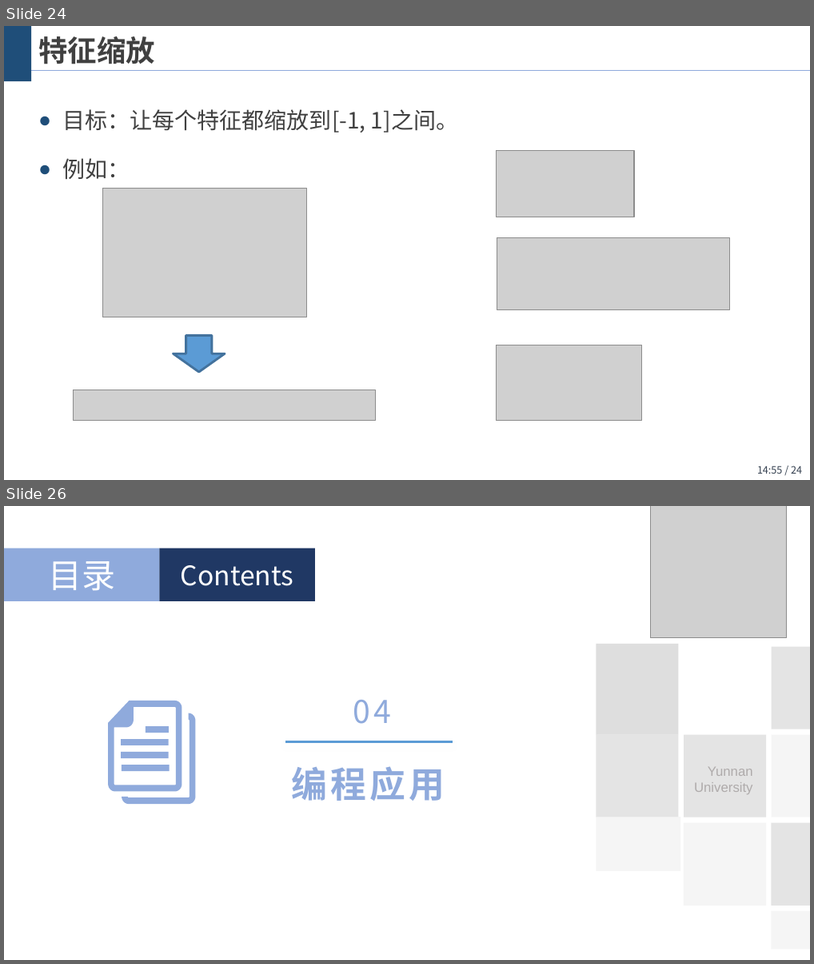
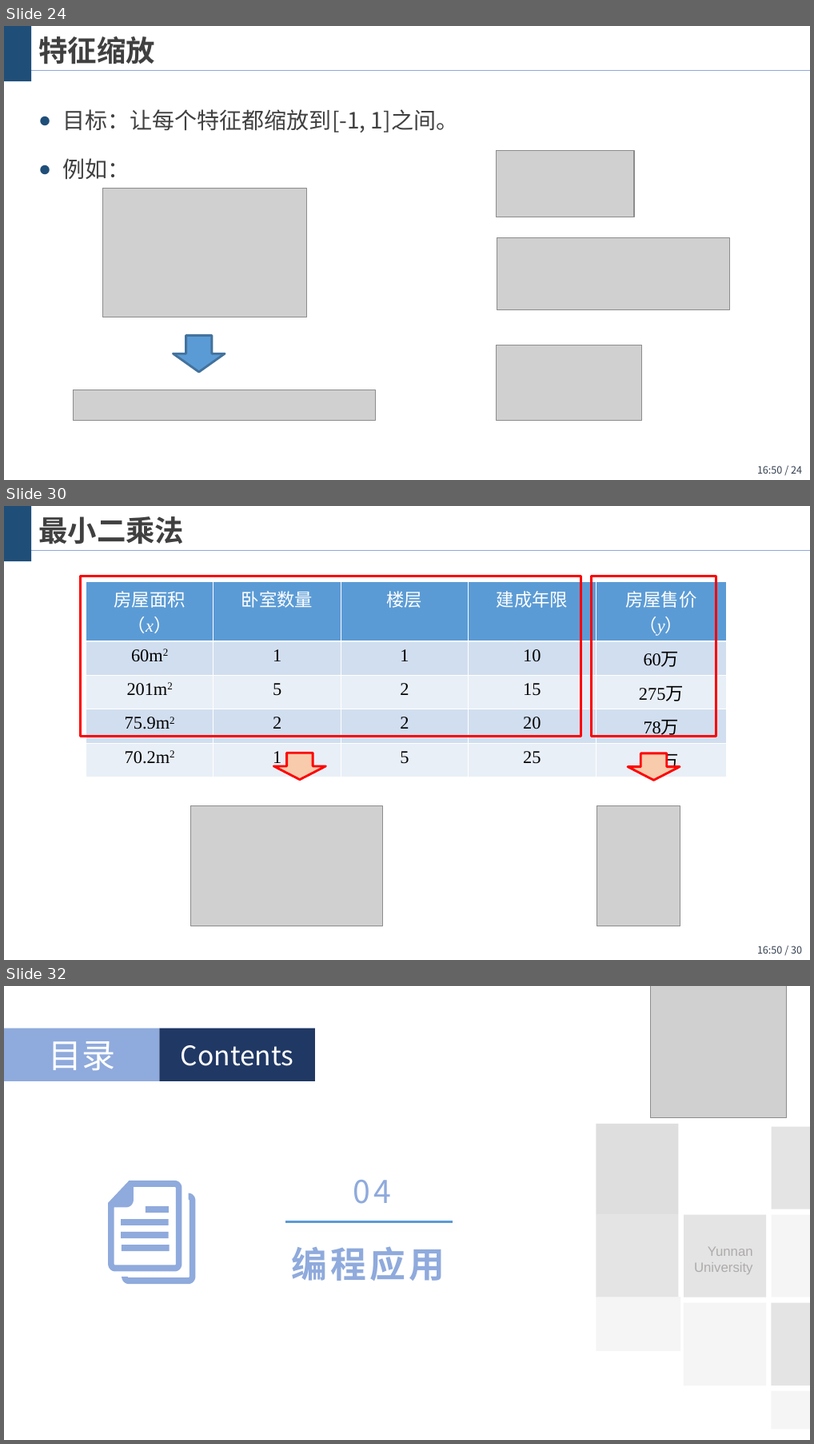
Before and after one commit to wangjin0818/Artificial_Intelligence_2021, a slide deck: chapter 02 - Linear regression with multiple variables/多变量线性回归.pptx. Shown one above the other, each under a label of ours: slides 24 and 26 before the commit, slides 24, 30 and 32 after it; the slides between them are not shown. The pictures are 814x964 and 814x1444 pixels, drawn with LibreOffice and Linux fonts; fonts in the diff are those of the drawing; grey boxes stand for pictures; background and template pictures are left out. Boxes give left, top, right and bottom in pixels: in the first picture for what was removed or moved away, otherwise in the second. Text is boxed around its words. In the diff, an @@ line names an element or a change of style, - is before the commit and + after.

```diff
--- a/chapter 02 - Linear regression with multiple variables/多变量线性回归.pptx
+++ b/chapter 02 - Linear regression with multiple variables/多变量线性回归.pptx
@@ slide 30 added at box(4, 506, 810, 960), background #FFFFFF; not listed: 3 template elements that a slide beside it also shows @@
@@ title added at box(38, 516, 184, 544), 26 pt, text #404040, bold @@
+最小二乘法
@@ rectangle added at box(81, 576, 582, 736), outline #FF0000 2 pt @@
@@ rectangle added at box(592, 576, 717, 736), outline #FF0000 2 pt @@
@@ table added at box(86, 582, 726, 775), 5 rows, 5 columns @@
+房屋面积（x） | 卧室数量 | 楼层 | 建成年限 | 房屋售价（y）
+60m2 | 1 | 1 | 10 | 60万
+201m2 | 5 | 2 | 15 | 275万
+75.9m2 | 2 | 2 | 20 | 78万
+70.2m2 | 1 | 5 | 25 | 66万
@@ down arrow added at box(274, 752, 326, 780), fill #F8CBAD, outline #FF0000 2 pt @@
@@ down arrow added at box(628, 752, 680, 780), fill #F8CBAD, outline #FF0000 2 pt @@
@@ picture added at box(191, 806, 383, 926) @@
@@ picture added at box(598, 806, 681, 926) @@
@@ page number at box(758, 465, 802, 473): text changed @@
-14:55 / 24
+16:50 / 24
@@ what was slide 26 is now slide 32 @@
```
Also in this commit, not shown: 10 slides changed, 5 other slides added, 2 slides removed.
